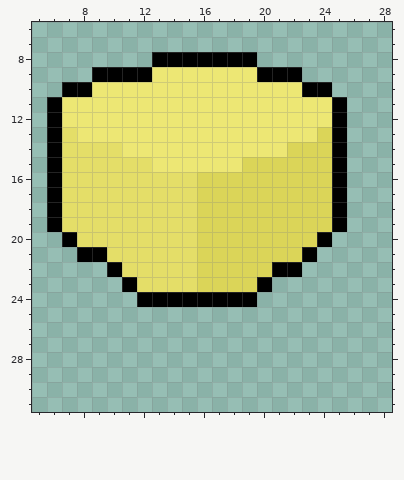
File history of a pixel-art sprite, src/main/resources/items/sulphur.png. The picture above is the old version.
The file is 32x32 pixels. Shown: x 5..28, y 6..31.
And afterwards:
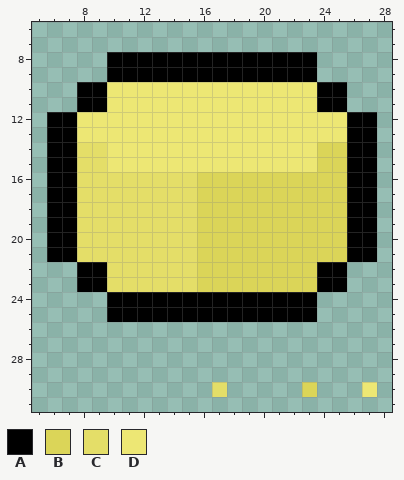
Palette (. is transparent): A #000000  B #dbd558  C #e4de68  D #ede774
Author's note on the commit: Fixed sulphur and coal textures to be 16x16
Diff:
Changed rows in their new state; - is an unchanged pixel.
first column x 6:
 8 ----AAA-------AAAA----
 9 ---.---AAAAAAA---A----
10 -.-A-------------D-A--
11 ..AA--------------A---
12 -A-----------------DAA
13 -A----------------DDAA
14 -A--D-----------DD-BAA
15 -A--DDD------DDDDD-BAA
16 -A-----------------BAA
17 -A-----------------BAA
18 -A-----------------BAA
19 -A-----------------BAA
20 A-----------------BBAA
21 AACC-------------BBBAA
22 --AAC----------BBBAA--
23 --AACC--------BBBBAA--
24 ----AA--------AAAA----
25 ----AAAAAAAAAAAAAA----
first column x 17:
30 C-----B---D
Where, in picture pixels (left, top, right, bottom), the same in both pictures:
changed: (47, 52, 377, 322)
added: (212, 382, 227, 397)
added: (302, 382, 377, 397)
